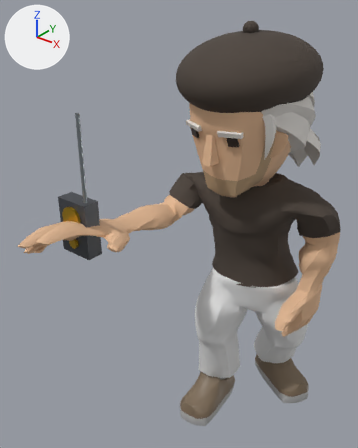
An edit to the glTF model public/avatares/av-vovo-radio.glb, drawn before and after from the same camera.
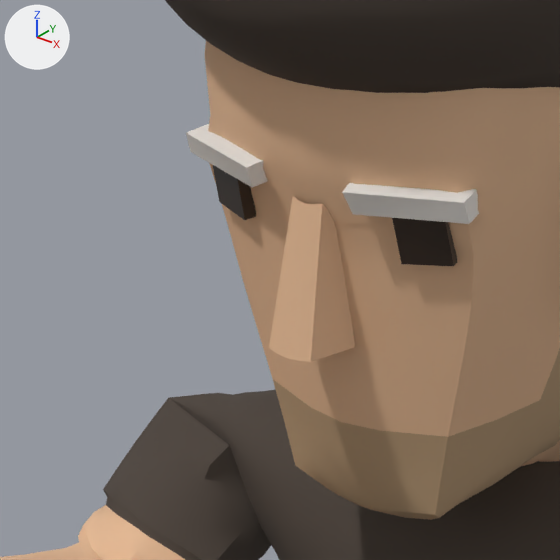
Each version appears first whole from a 50 mm camera at (0.713, -1.048, 1.491) aimed at (-0.12, -0.007, 0.846), and next in a close-up on the part from 42% to 73% of the width and 21% to 46% of the height. Arrows for +X, +Y and +Z are at upper left; the lights stay in place. The first two pictures are the older version. Vertices at exactly the same position are counted once.

Names of what the first close-up shows: 'Ad_boina_0_0'.
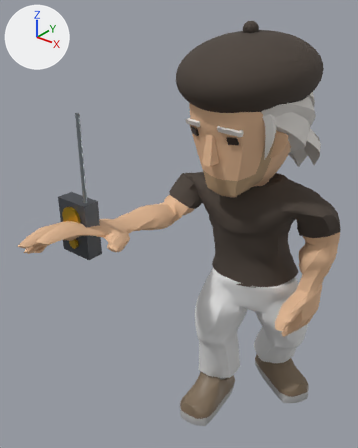
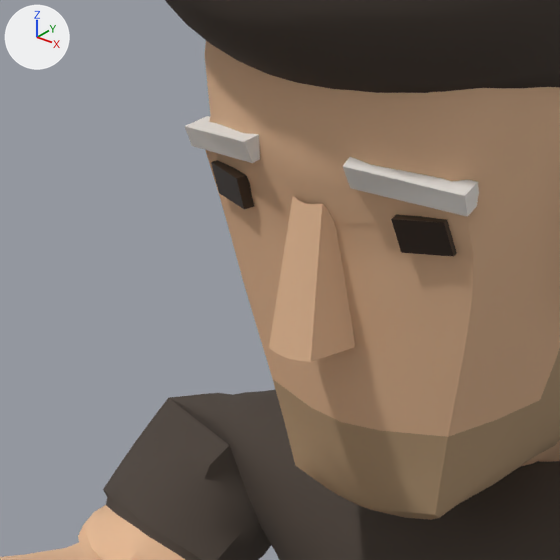
Pixel boxes (x1, y1, x2, y2) of what changed, in the close-ups (560 x 560 px; the box of a moved part takes in the faces that stretch with it):
```json
{"part": 1, "of": "me_ad_boina_0_0", "change": "moved or reshaped", "before": [342, 183, 479, 224], "after": [342, 157, 479, 217]}
{"part": 2, "of": "me_ad_boina_0_0", "change": "moved or reshaped", "before": [186, 124, 268, 188], "after": [185, 116, 260, 163]}
{"part": 3, "of": "me_ad_boina_0_0", "change": "moved or reshaped", "before": [392, 218, 457, 266], "after": [391, 215, 457, 256]}
{"part": 4, "of": "me_ad_boina_0_0", "change": "moved or reshaped", "before": [213, 165, 256, 220], "after": [211, 160, 254, 209]}
```

Edits to the scene script, one JSON object a line:
```json
{"block": "me_ad_boina_0_0", "where": "me_ad_boina_0_0.from_pydata(...)  # 18984 vertices, 37712 faces; spans x -0.278..0.278, y -0.519..0.519, z 0.0..1.404"}
{"block": "me_ad_boina_0_0", "where": "# used by ob_ad_boina_0_0; location = (0.0, 0.0, 0.0)"}
{"block": "me_ad_boina_0_0", "change": "me_ad_boina_0_0 part 1: the loose piece of 38 vertices spanning x -0.001..0.07, y -0.003..0.024, z 1.131..1.151 is multiplied about its middle by the matrix ((0.988, -0.013, 0.155), (0.017, 1.0, -0.021), (-0.155, 0.023, 0.988)), then moved by (0.0, -0.001, 0.009)"}
{"block": "me_ad_boina_0_0", "change": "me_ad_boina_0_0 part 2: the loose piece of 38 vertices spanning x -0.13..-0.062, y 0.007..0.052, z 1.13..1.15 is multiplied about its middle by the matrix ((0.988, 0.016, -0.155), (-0.013, 1.0, 0.024), (0.155, -0.021, 0.988)), then moved by (0.0, -0.001, 0.009)"}
{"block": "me_ad_boina_0_0", "change": "me_ad_boina_0_0 part 3: the loose piece of 38 vertices spanning x 0.02..0.056, y 0.008..0.048, z 1.106..1.144 is scaled about its middle by (1, 0.997, 0.661)"}
{"block": "me_ad_boina_0_0", "change": "me_ad_boina_0_0 part 4: the loose piece of 38 vertices spanning x -0.113..-0.074, y 0.023..0.07, z 1.105..1.143 is scaled about its middle by (1, 0.997, 0.661)"}
```
